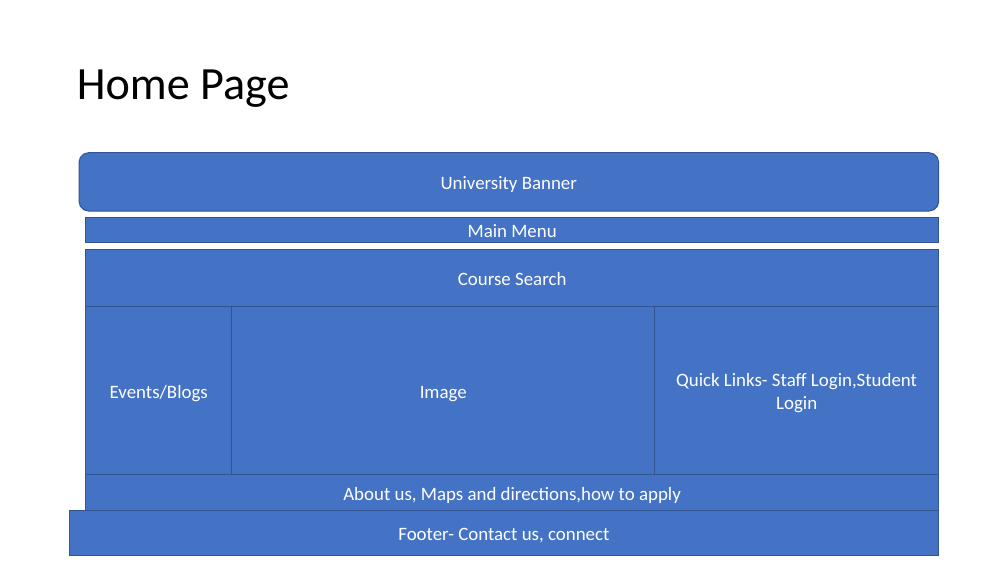
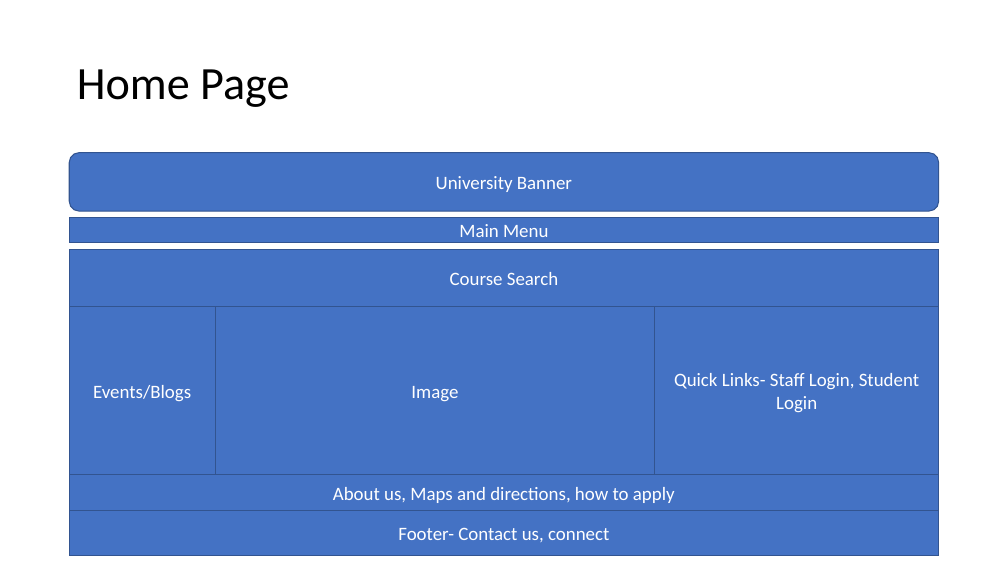
Before and after one commit to usmanzkhan/CUMgmt, a slide deck: slide 6 of Reqs.pptx. Drawn at 1008x567 pixels with LibreOffice and Linux fonts; fonts in the diff are those of the drawing. Boxes give left, top, right and bottom in pixels: in the first picture for what was removed or moved away, otherwise in the second. Text is boxed around its words. In the diff, an @@ line names an element or a change of style, - is before the commit and + after.

```diff
--- a/Reqs.pptx
+++ b/Reqs.pptx
@@ rounded rectangle "University Banner": place and size @@
-rounded rectangle "University Banner" at [79, 153, 939, 211]
+rounded rectangle "University Banner" at [70, 153, 939, 211]
@@ rectangle "Main Menu": place and size @@
-rectangle "Main Menu" at [86, 218, 939, 242]
+rectangle "Main Menu" at [70, 218, 939, 242]
@@ rectangle "Course Search": place and size @@
-rectangle "Course Search" at [86, 250, 939, 307]
+rectangle "Course Search" at [70, 250, 939, 307]
@@ rectangle "Events/Blogs": place and size @@
-rectangle "Events/Blogs" at [86, 307, 232, 475]
+rectangle "Events/Blogs" at [70, 307, 216, 475]
@@ rectangle "Image": place and size @@
-rectangle "Image" at [231, 307, 655, 475]
+rectangle "Image" at [216, 307, 656, 475]
@@ text in rectangle at [674, 373, 919, 412]: spaces changed @@
-Quick Links- Staff Login,Student Login
+Quick Links- Staff Login, Student Login
@@ rectangle "About us, Maps and directions, ...": place and size @@
-rectangle "About us, Maps and directions, ..." at [86, 475, 939, 511]
+rectangle "About us, Maps and directions, ..." at [70, 475, 939, 511]
@@ text in rectangle at [333, 487, 675, 503]: spaces changed @@
-About us, Maps and directions,how to apply
+About us, Maps and directions, how to apply
```
Also in this commit, not shown: 1 other slide changed, 4 other files.
